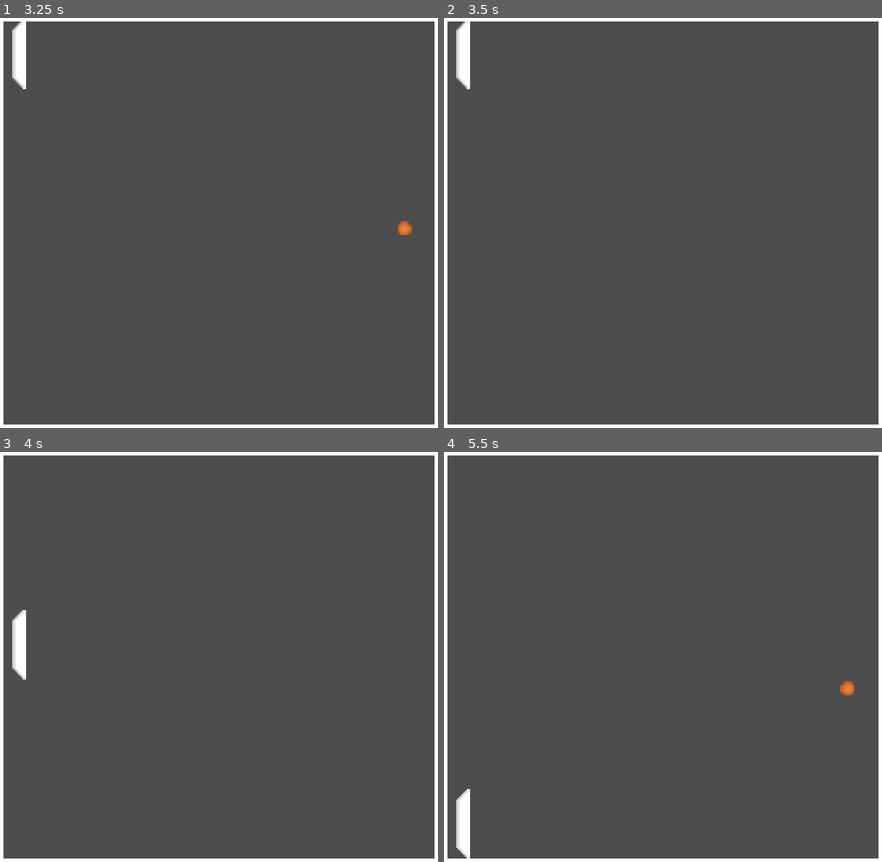
Above: before the commit, frames 1-4 (two rows, left to right).
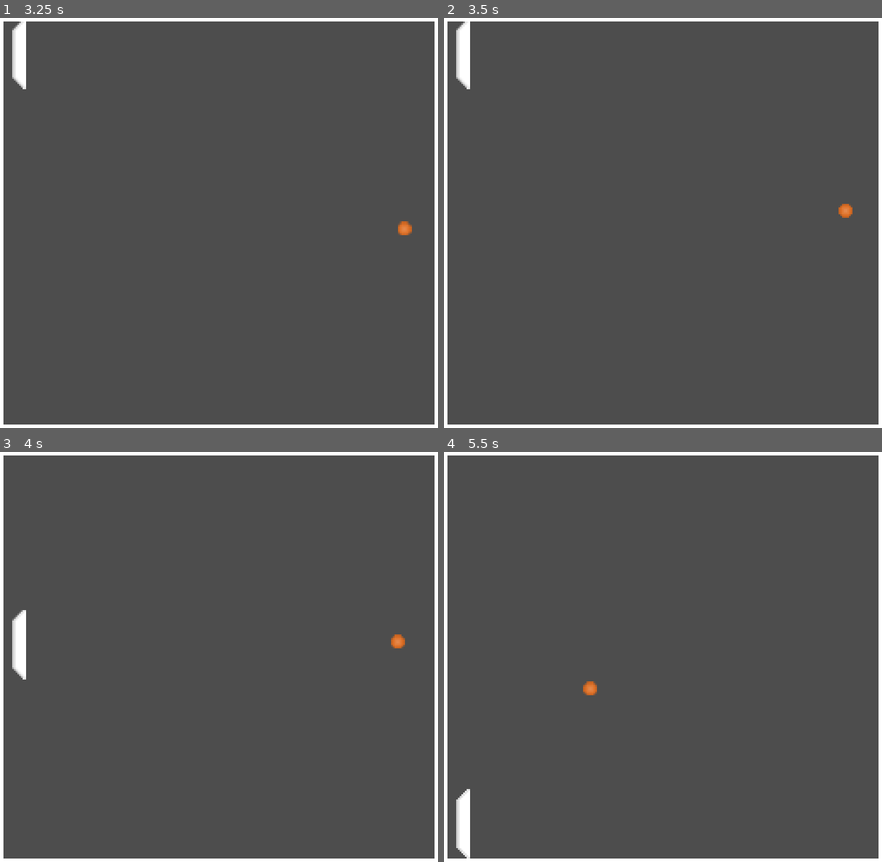
Above: after the commit, the same moments.

Repository: flaviovitorianopessoal-afk/pong-test-godot
Game: Godot game, scene res://scenes/main.tscn
The game is run twice, just before and just after one commit, with the same random seed, the same clock (stepped at 60 frames per second) and the same inputs.
Inputs:
- Up to frame 1 (3.25 s): tap Enter at 0.5 s; hold W (move_up) 0.53-1.28 s; tap Space (confirm) every 0.75 s from 0.6 to 2.85 s; hold S (move_down) 1.28-2.03 s; hold W (move_up) from 2.03 s (still down)
- Up to frame 2 (3.5 s): keep holding W (move_up)
- Up to frame 3 (4 s): release W (move_up) at 3.53 s; hold S (move_down) from 3.53 s (still down); tap Space (confirm) at 3.6 s
- Up to frame 4 (5.5 s): keep holding S (move_down); tap Space (confirm) at 4.35, 5.1 s

Frame 1 is identical in both runs. In frame 2, less than 0.1% of the frame differs, in the area x 90-94%, y 45-49%; in frame 3, less than 0.1%; in frame 4, 0.2%, in the area x 31-94%, y 55-60%.

Commit message:
ball changes

Diff:
--- a/scenes/ball.tscn
+++ b/scenes/ball.tscn
@@ -16,3 +16,6 @@
 
 [node name="CollisionShape2D" type="CollisionShape2D" parent="Area2D" unique_id=1067494986]
 shape = SubResource("CircleShape2D_cxlvu")
+
+[connection signal="area_entered" from="Area2D" to="." method="_on_area_2d_area_entered"]
+[connection signal="body_entered" from="Area2D" to="." method="_on_area_2d_body_entered"]
--- a/scenes/player.tscn
+++ b/scenes/player.tscn
@@ -10,14 +10,14 @@
 script = ExtResource("1_3vyb7")
 metadata/_edit_group_ = true
 
-[node name="Area2D" type="Area2D" parent="." unique_id=1645631076]
+[node name="PlayerArea" type="Area2D" parent="." unique_id=1645631076]
 metadata/_edit_lock_ = true
 
-[node name="Sprite2D" type="Sprite2D" parent="Area2D" unique_id=1485315684]
+[node name="Sprite2D" type="Sprite2D" parent="PlayerArea" unique_id=1485315684]
 texture = ExtResource("2_g2els")
 
-[node name="CollisionShape2D" type="CollisionShape2D" parent="Area2D" unique_id=1882258728]
+[node name="CollisionShape2D" type="CollisionShape2D" parent="PlayerArea" unique_id=1882258728]
 shape = SubResource("RectangleShape2D_qhqgy")
 
-[connection signal="body_entered" from="Area2D" to="." method="_on_area_2d_body_entered"]
-[connection signal="body_exited" from="Area2D" to="." method="_on_area_2d_body_exited"]
+[connection signal="body_entered" from="PlayerArea" to="." method="_on_area_2d_body_entered"]
+[connection signal="body_exited" from="PlayerArea" to="." method="_on_area_2d_body_exited"]
--- a/src/ball.gd
+++ b/src/ball.gd
@@ -25,3 +25,15 @@
 		isBallRunning = true
 	if isBallRunning:
 		position += direction * speed * delta
+
+func _on_area_2d_body_entered(body: Node2D) -> void:
+	if body.name == "LeftWall" or body.name == "RightWall":
+		direction.x = direction.x * -1
+
+	if body.name == "UpWall" or body.name == "DownWall":
+		direction.y = direction.y * -1
+
+func _on_area_2d_area_entered(area: Area2D) -> void:
+	if area.name == "PlayerArea":
+		direction.x = direction.x * -1
+		direction.y = direction.y + randf_range(-0.5, 0.5)
